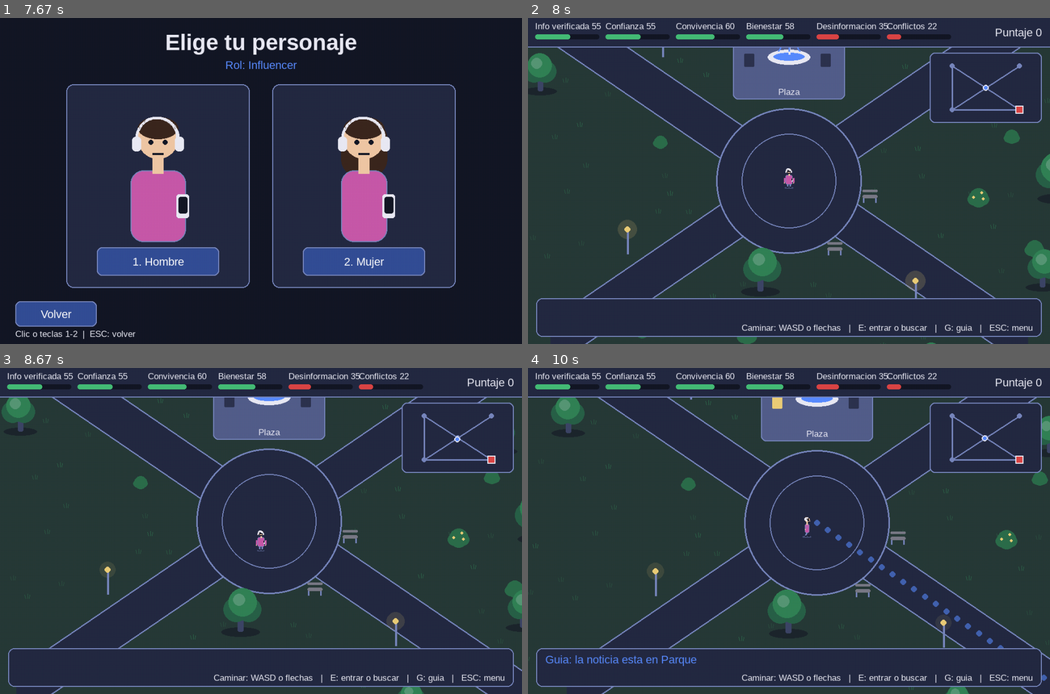
Above: before the commit, frames 1-4 (two rows, left to right).
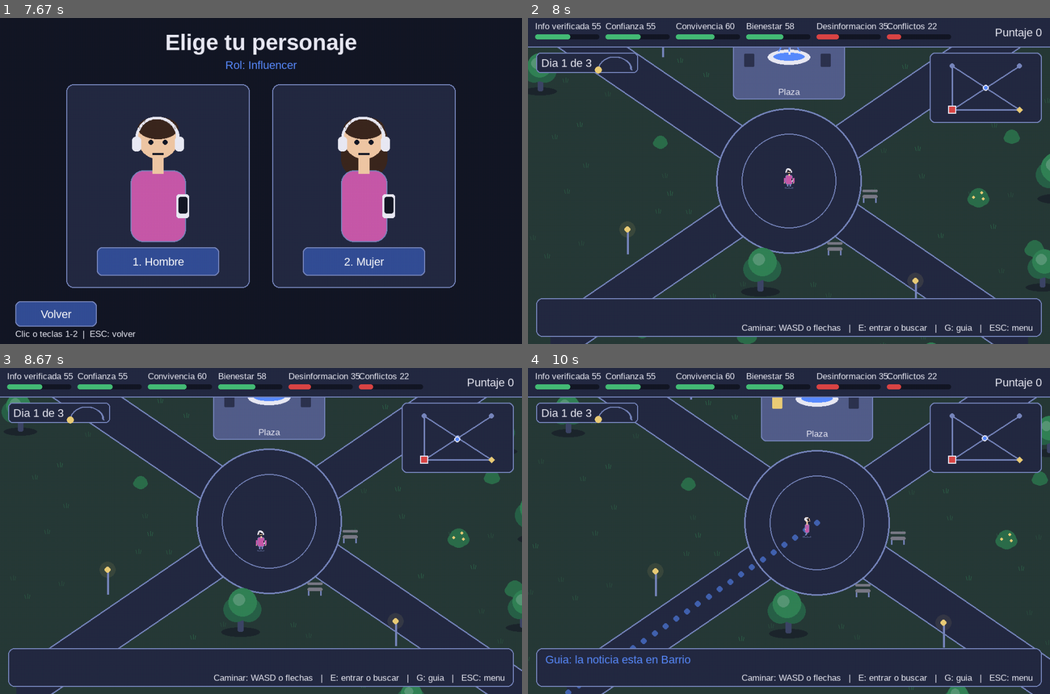
Above: after the commit, the same moments.

Repository: Jsvarela/POST-TRUTH
Game: pygame game, started from src/main.py
The game is run twice, just before and just after one commit, with the same random seed, the same clock (stepped at 60 frames per second) and the same inputs.
Inputs (mouse positions are in pixels of both pictures, inside the frame that each line leads up to):
- Up to frame 1 (7.67 s): tap Enter at 0.33 s; hold Right 0.67-1.13 s; move the mouse to (428, 171) at 0.7 s; hold Up 1.17-1.47 s; hold Left 2-2.53 s; hold Down 2.57-2.87 s; hold Up 3.33-3.7 s; hold Right 3.73-4.37 s; hold Down 4.4-4.77 s; hold Left 4.8-5.27 s; hold Right 5.3-5.77 s; hold Up 5.8-6.1 s; tap T at 6.13 s; hold Right 6.47-6.93 s; hold Left 6.97-7.5 s; click "3. Influencer" at 7.58 s
- Up to frame 2 (8 s): tap 1 at 7.87 s
- Up to frame 3 (8.67 s): tap A at 8.2 s; hold Down from 8.53 s (still down); move the mouse to (177, 423) at 8.57 s
- Up to frame 4 (10 s): release Down at 8.83 s; hold Left 8.87-9.27 s; move the mouse to (924, 501) at 8.9 s; hold Up 9.3-9.67 s; move the mouse to (590, 459) at 9.33 s; tap G at 9.45 s; hold Right from 9.7 s (still down); move the mouse to (976, 504) at 9.73 s

Frame 1 is identical in both runs. In frame 2, 0.7% of the frame differs, in the area x 1-95%, y 10-84%; in frame 3, 0.7%; in frame 4, 1.4%, in the area x 1-100%, y 10-100%.

Commit message:
Mundo en campana: dia con sol y luna, velo de tarde y noche, crisis que llaman a la calle

Diff:
--- a/src/post_truth/controllers/escena_state.py
+++ b/src/post_truth/controllers/escena_state.py
@@ -10,7 +10,7 @@
 from post_truth.models import Role
 from post_truth.models.personaje import Genero, Personaje
 from post_truth.models.pistas import Investigacion, Pista
-from post_truth.sesion import CONSECUENCIA, DECIDIENDO, FIN, TIEMPO_VIRAL, PartidaSesion, ResultadoDecision
+from post_truth.sesion import CONSECUENCIA, DECIDIENDO, FIN, FIN_DIA, PartidaSesion, ResultadoDecision
 from post_truth.structures.grafo_ciudad import GrafoCiudad
 from post_truth.structures.grafo_social import GrafoSocial
 from post_truth.views.componentes import Boton, CajaDialogo
@@ -287,6 +287,9 @@
 
     def _continuar(self) -> None:
         self.sesion.continuar()
+        if self.sesion.campana is not None and self.sesion.fase in (FIN_DIA, FIN):
+            self.app.estados.cambiar("resumen", fundido=True)
+            return
         if self.sesion.fase != FIN:
             if self.interior:
                 self.app.estados.cambiar("mundo", fundido=True)
@@ -345,6 +348,10 @@
             vencida = self.sesion.transcurrir(dt)
             if vencida is not None:
                 self._mostrar_decision(vencida)
+            elif self.interior and self.sesion.novedad == "crisis":   # la crisis llama a la calle
+                self.app.estados.cambiar("mundo", fundido=True)
+            elif self.interior and self.sesion.fase == FIN_DIA:      # se acabo el dia aqui adentro
+                self.app.estados.cambiar("resumen", fundido=True)
         if self.fase == PROPAGACION and self.animacion is not None:
             self.animacion.update(dt)
             narracion = self.animacion.narracion()
@@ -376,4 +383,4 @@
 
     def _reloj(self) -> tuple[float, float] | None:
         restante = self.sesion.tiempo_restante
-        return None if restante is None else (restante, TIEMPO_VIRAL)
+        return None if restante is None else (restante, self.sesion.tiempo_viral_total)
--- a/src/post_truth/controllers/mundo_state.py
+++ b/src/post_truth/controllers/mundo_state.py
@@ -4,14 +4,14 @@
 
 import pygame
 
-from post_truth.config import EVENTOS_POR_PARTIDA, RUTA_EVENTOS, RUTA_GRAFO_CIUDAD, RUTA_GRAFO_SOCIAL, RUTA_MUNDO
+from post_truth.config import RUTA_EVENTOS, RUTA_GRAFO_CIUDAD, RUTA_GRAFO_SOCIAL, RUTA_MUNDO
 from post_truth.controllers.base_state import BaseState
 from post_truth.decision_tree import load_trees
 from post_truth.models import Role
 from post_truth.models.animacion import AnimacionPersonaje
 from post_truth.models.mundo import MundoCiudad
 from post_truth.models.personaje import Genero, Personaje
-from post_truth.sesion import TIEMPO_VIRAL, PartidaSesion
+from post_truth.sesion import FIN, FIN_DIA, PartidaSesion
 from post_truth.structures.grafo_ciudad import GrafoCiudad
 from post_truth.structures.grafo_social import GrafoSocial
 from post_truth.views.decorado import generar as generar_decorado
@@ -46,6 +46,7 @@
         self.decorado = generar_decorado(self.mundo)
         self.mapa_guia = mapa_de_tiempos(GrafoCiudad.cargar(RUTA_GRAFO_CIUDAD), self.mundo)
         self.t = 0.0
+        self._dia = -1   # dia de campana que ya se preparo en el mundo
 
     @property
     def personaje(self) -> Personaje:
@@ -61,10 +62,12 @@
 
     def al_entrar(self) -> None:
         if self.app.partida is None:
-            todos = load_trees(RUTA_EVENTOS)
-            arboles = self.rng.sample(todos, min(EVENTOS_POR_PARTIDA, len(todos)))
-            self.app.partida = PartidaSesion.nueva([self.personaje], arboles, GrafoSocial.cargar(RUTA_GRAFO_SOCIAL),
-                                                   GrafoCiudad.cargar(RUTA_GRAFO_CIUDAD), self.rng)
+            self.app.partida = PartidaSesion.nueva_campana(
+                [self.personaje], load_trees(RUTA_EVENTOS), GrafoSocial.cargar(RUTA_GRAFO_SOCIAL),
+                GrafoCiudad.cargar(RUTA_GRAFO_CIUDAD), self.rng, extendido=self.app.tiempo_extendido)
+            self._dia = -1
+        if self.sesion.campana.dia != self._dia:   # amanece: de vuelta en la Plaza
+            self._dia = self.sesion.campana.dia
             self.mundo = MundoCiudad.cargar(RUTA_MUNDO)
             self.sesion.llegar(self.jugador_id, self.mundo.ultima_plaza)
             self.guia = False
@@ -131,9 +134,17 @@
         self.animacion.actualizar(dx, dy, math.dist(antes, self.mundo.jugador), dt)
         self.camara.seguir(self.mundo.jugador, dt)
         self.t += dt
-        if self.sesion.transcurrir(dt) is not None:      # vencio buscando evidencia: se ve adentro lo que paso
+        s = self.sesion
+        vencida = s.transcurrir(dt)
+        if s.novedad == "crisis":
+            s.novedad = ""
+            self._avisar(f"Crisis viral en {s.zona_noticia.capitalize()}! Corre antes de que se riegue.")
+        if vencida is not None:                           # vencio buscando evidencia: se ve adentro lo que paso
             self.presionadas.clear()
             self.app.estados.cambiar("escena", fundido=True)
+        elif s.fase in (FIN_DIA, FIN):                    # se acabo el dia en la calle
+            self.presionadas.clear()
+            self.app.estados.cambiar("resumen", fundido=True)
         self._t_aviso = max(0.0, self._t_aviso - dt)
         if self._t_aviso == 0:
             self.aviso = ""
@@ -148,7 +159,8 @@
             indicadores=s.ciudad.as_display_rows(), guia=ruta.zonas if ruta else (), aviso=self.aviso,
             personaje=self.personaje, animacion=self.animacion, centro_camara=self.camara.centro,
             decorado=self.decorado, t=self.t,
-            reloj=(s.tiempo_restante, TIEMPO_VIRAL) if s.reloj_activo else None)
+            reloj=(s.tiempo_restante, s.tiempo_viral_total) if s.reloj_activo else None,
+            dia=(s.campana.dia + 1, len(s.campana.dias)), fraccion_dia=s.campana.fraccion)
 
     def draw(self, pantalla: pygame.Surface) -> None:
         dibujar_mundo(pantalla, self.app.fuentes, self.app.temas.actual, self.mundo, self.estado_vista())
--- a/src/post_truth/views/mundo_view.py
+++ b/src/post_truth/views/mundo_view.py
@@ -14,7 +14,7 @@
 from post_truth.views.componentes import Fuentes, ajustar_texto
 from post_truth.views.escena_view import RECT_HUD, _dibujar_hud, dibujar_reloj
 from post_truth.views.mapa_view import _rombo
-from post_truth.views.theme import Tema
+from post_truth.views.theme import TEMAS, Tema
 
 AYUDA = "Caminar: WASD o flechas   |   E: entrar o buscar   |   G: guia   |   ESC: menu"
 ALTO_PERSONAJE = 3.2
@@ -36,6 +36,8 @@
     decorado: Decorado | None = None
     t: float = 0.0
     reloj: tuple[float, float] | None = None   # (restante, total) del reloj de una publicacion viral
+    dia: tuple[int, int] | None = None         # (dia, total) de la campana
+    fraccion_dia: float = 0.0                  # 0 amanecer .. 1 noche
     animacion: AnimacionPersonaje = field(default_factory=AnimacionPersonaje)
 
 
@@ -72,6 +74,43 @@
 
 def a_pantalla(p: tuple[float, float], cam: tuple[float, float]) -> tuple[int, int]:
     return px(p[0] - cam[0]), px(p[1] - cam[1])
+
+
+def _anochecer(fraccion: float) -> float:
+    """0 de dia; sube de 0 a 1 entre el 60% y el 100% del dia."""
+    return max(0.0, min(1.0, (fraccion - 0.6) / 0.4))
+
+
+def _velo_del_dia(pantalla: pygame.Surface, tema: Tema, fraccion: float) -> None:
+    """Tarde calida y anochecer oscuro, con colores del tema; en alto contraste el velo es mas suave."""
+    tarde = max(0.0, min(1.0, (fraccion - 0.4) / 0.3)) * (1 - _anochecer(fraccion))
+    suave = 0.5 if tema is TEMAS["alto_contraste"] else 1.0
+    capa = pygame.Surface(pantalla.get_size(), pygame.SRCALPHA)
+    if tarde:
+        capa.fill((*tema.detalle, round(28 * tarde * suave)))
+    noche = _anochecer(fraccion)
+    if noche:
+        capa.fill((*tema.fondo, round(120 * noche * suave)))
+    pantalla.blit(capa, (0, 0))
+
+
+def _dibujar_dia(pantalla: pygame.Surface, fuentes: Fuentes, tema: Tema, dia: int, total: int, fraccion: float,
+                 topleft: tuple[int, int]) -> None:
+    """Dia de campana y un sol (luego luna) que cruza un arco: la hora sin cifras."""
+    caja = pygame.Rect(*topleft, px(200), px(40))
+    pygame.draw.rect(pantalla, tema.panel, caja, border_radius=px(8))
+    pygame.draw.rect(pantalla, tema.borde, caja, px(2), border_radius=px(8))
+    img = fuentes.normal.render(f"Dia {dia} de {total}", True, tema.texto)
+    pantalla.blit(img, img.get_rect(midleft=(caja.x + px(10), caja.centery)))
+    arco = pygame.Rect(caja.right - px(78), caja.y + px(8), px(66), px(52))
+    pygame.draw.arc(pantalla, tema.borde, arco, 0, math.pi, px(2))
+    ang = math.pi * (1 - fraccion)
+    astro = (round(arco.centerx + math.cos(ang) * arco.w / 2), round(arco.centery - math.sin(ang) * arco.h / 2))
+    if _anochecer(fraccion) > 0.5:   # luna: circulo con un mordisco
+        pygame.draw.circle(pantalla, tema.texto, astro, px(7))
+        pygame.draw.circle(pantalla, tema.panel, (astro[0] + px(3), astro[1] - px(2)), px(6))
+    else:
+        pygame.draw.circle(pantalla, tema.detalle, astro, px(7))
 
 
 def _vista(mundo: MundoCiudad, cam: tuple[float, float], pantalla: pygame.Surface, margen: float = 90):
@@ -104,9 +143,11 @@
         for x, y, tam, flores in deco.arbustos:
             if visible(x, y):
                 arte.arbusto(pantalla, tema, a_pantalla((x, y), cam), px(16 * tam), flores)
+        luz = 0.15 + 0.85 * _anochecer(estado.fraccion_dia) if estado.dia else 1.0   # se encienden al atardecer
         for x, y, fase in deco.faroles:
             if visible(x, y):
-                arte.farol(pantalla, tema, a_pantalla((x, y), cam), px(48), 0.5 + 0.5 * math.sin(estado.t * 1.5 + fase))
+                arte.farol(pantalla, tema, a_pantalla((x, y), cam), px(48),
+                           luz * (0.5 + 0.5 * math.sin(estado.t * 1.5 + fase)))
     if estado.guia:
         _guia(pantalla, tema, mundo, cam, estado.guia)
     resaltada = estado.accion[0] if estado.accion else None
@@ -134,11 +175,17 @@
             by = y0 + 25 * math.sin(estado.t * 0.8 + i)
             if visible(bx, by):
                 arte.pajaro(pantalla, tema, a_pantalla((bx, by), cam), px(9), math.sin(estado.t * 9 + i * 1.7))
+    if estado.dia:
+        _velo_del_dia(pantalla, tema, estado.fraccion_dia)
     if estado.indicadores:
         _dibujar_hud(pantalla, fuentes, tema, list(estado.indicadores))
     _minimapa(pantalla, tema, mundo, estado)
+    y = RECT_HUD.bottom + px(12)
+    if estado.dia:
+        _dibujar_dia(pantalla, fuentes, tema, *estado.dia, estado.fraccion_dia, (px(16), y))
+        y += px(48)
     if estado.reloj is not None:
-        dibujar_reloj(pantalla, fuentes, tema, *estado.reloj, (px(16), RECT_HUD.bottom + px(12)))
+        dibujar_reloj(pantalla, fuentes, tema, *estado.reloj, (px(16), y))
     _franja(pantalla, fuentes, tema, _mensaje(estado))
 
 
